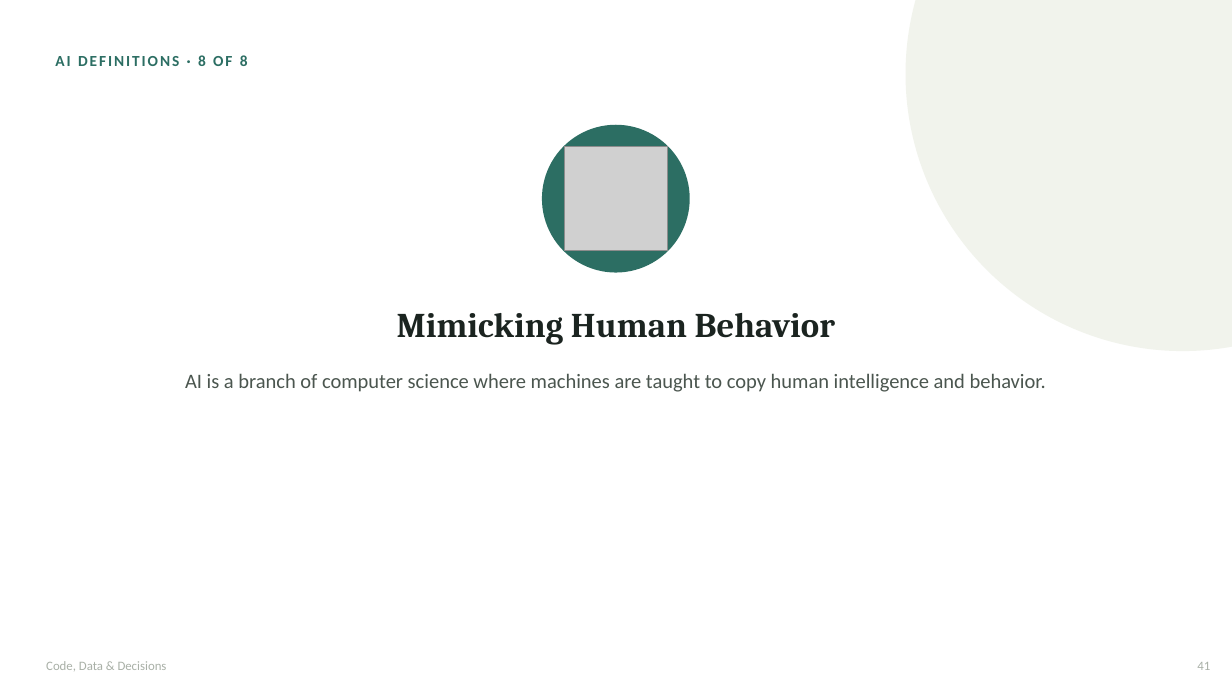
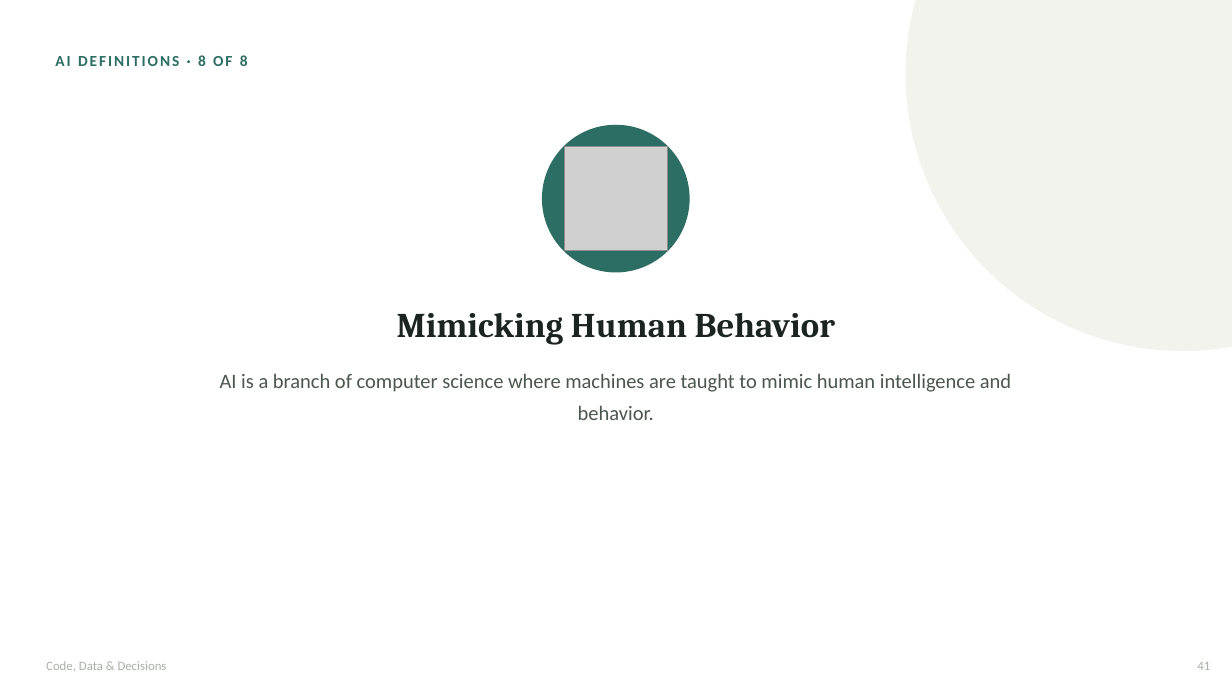
Before and after one commit to waseem-development/ai-ml-course, a slide deck: slide 41 of slides/1_course_day1_day2_v2.pptx. Drawn at 1232x693 pixels with LibreOffice and Linux fonts; fonts in the diff are those of the drawing; grey boxes stand for pictures. Boxes give left, top, right and bottom in pixels: in the first picture for what was removed or moved away, otherwise in the second. Text is boxed around its words. In the diff, an @@ line names an element or a change of style, - is before the commit and + after.

```diff
--- a/slides/1_course_day1_day2_v2.pptx
+++ b/slides/1_course_day1_day2_v2.pptx
@@ text at [220, 373, 1011, 420]: text changed @@
-AI is a branch of computer science where machines are taught to copy human intelligence and behavior.
+AI is a branch of computer science where machines are taught to mimic human intelligence and behavior.
```
Also in this commit, not shown: 10 other slides changed, 3 slides added, 1 other file.
